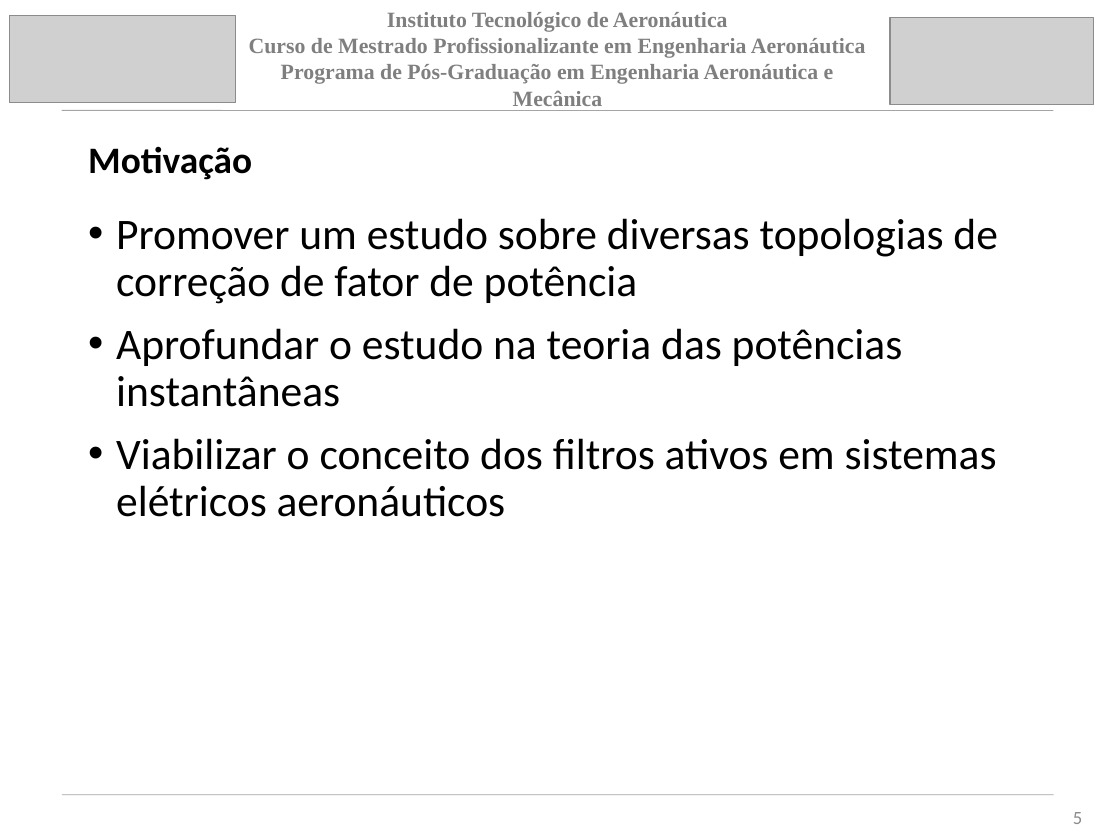
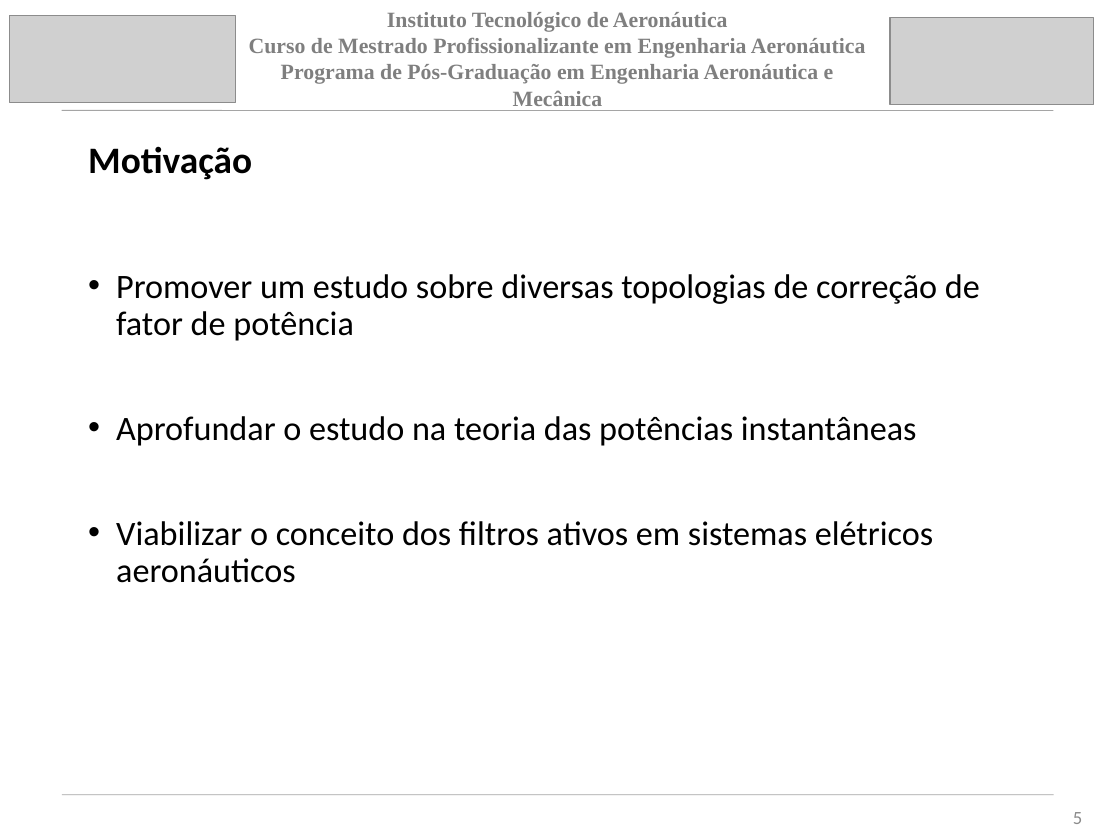
Before and after one commit to jpsoliv/MestradoJPSO, a slide deck: slide 5 of Apresentação/Apresentação_baixo_nive_V1.pptx. Drawn at 1120x840 pixels with LibreOffice and Linux fonts; fonts in the diff are those of the drawing; grey boxes stand for pictures. Boxes give left, top, right and bottom in pixels: in the first picture for what was removed or moved away, otherwise in the second. Text is boxed around its words. In the diff, an @@ line names an element or a change of style, - is before the commit and + after.

```diff
--- a/Apresentação/Apresentação_baixo_nive_V1.pptx
+++ b/Apresentação/Apresentação_baixo_nive_V1.pptx
@@ text "Promover um estudo sobre diversas ..." at <box>116,274,980,583</box>: size 28 to 22 pt @@
```
Also in this commit, not shown: 7 other slides changed, 1 other file.
